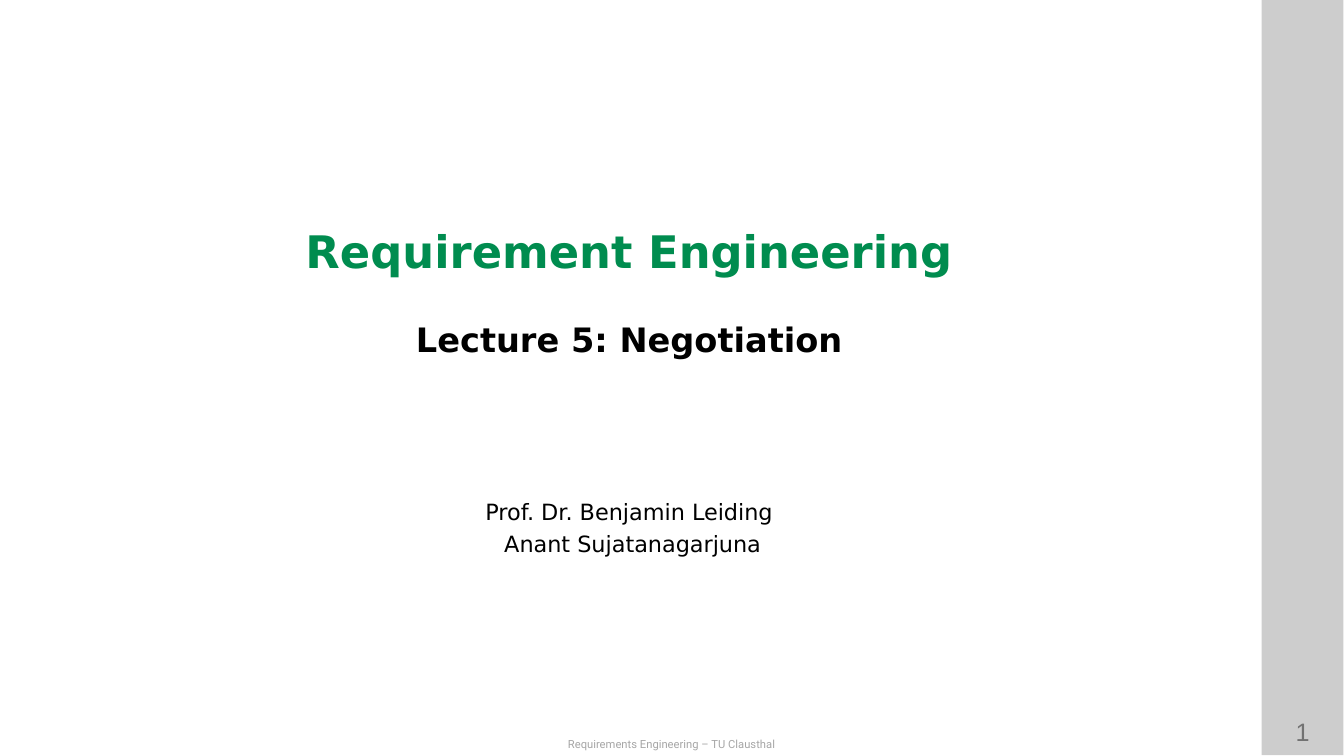
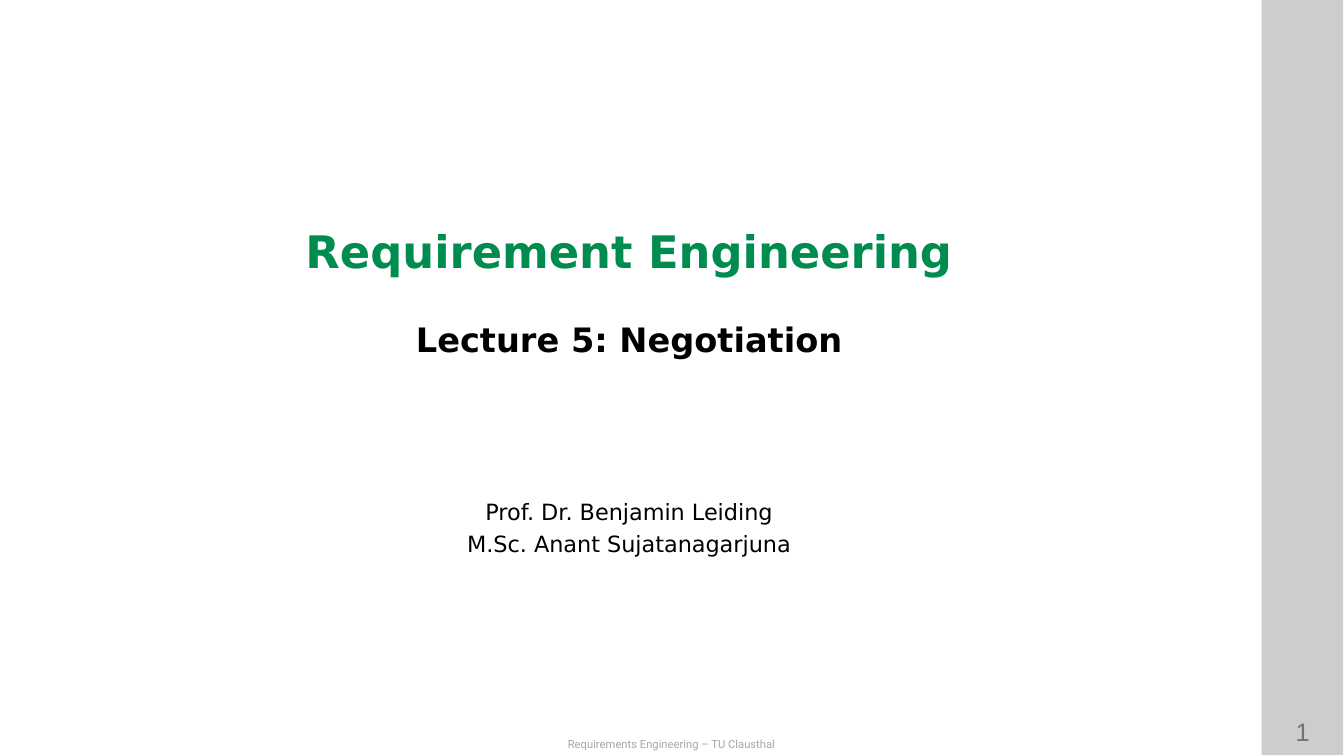
Before and after one commit to ETCE-LAB/teaching-material, a slide deck: slide 1 of Requirements-Engineering/RE-L05-Negotiation.pptx. Drawn at 1344x756 pixels with LibreOffice and Linux fonts; fonts in the diff are those of the drawing; background and template pictures are left out. Boxes give left, top, right and bottom in pixels: in the first picture for what was removed or moved away, otherwise in the second. Text is boxed around its words. In the diff, an @@ line names an element or a change of style, - is before the commit and + after.

```diff
--- a/Requirements-Engineering/RE-L05-Negotiation.pptx
+++ b/Requirements-Engineering/RE-L05-Negotiation.pptx
@@ text at [467, 535, 791, 557]: text changed @@
-Anant Sujatanagarjuna
+M.Sc. Anant Sujatanagarjuna
```
Also in this commit, not shown: 3 other slides changed, 46 other files.
